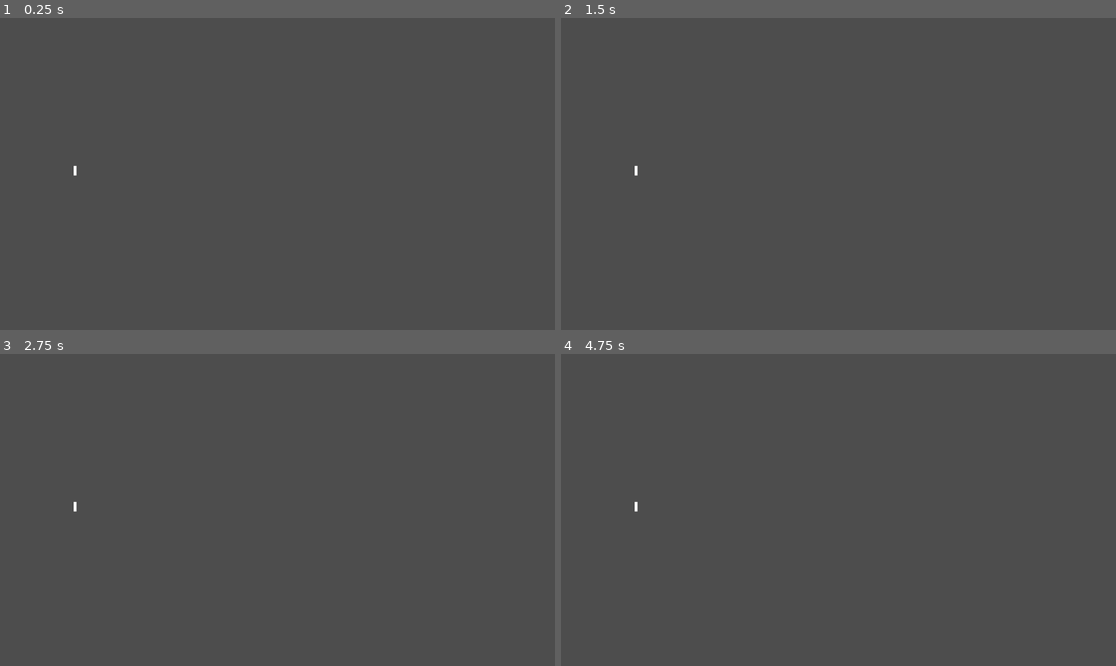
Above: before the commit, frames 1-4 (two rows, left to right).
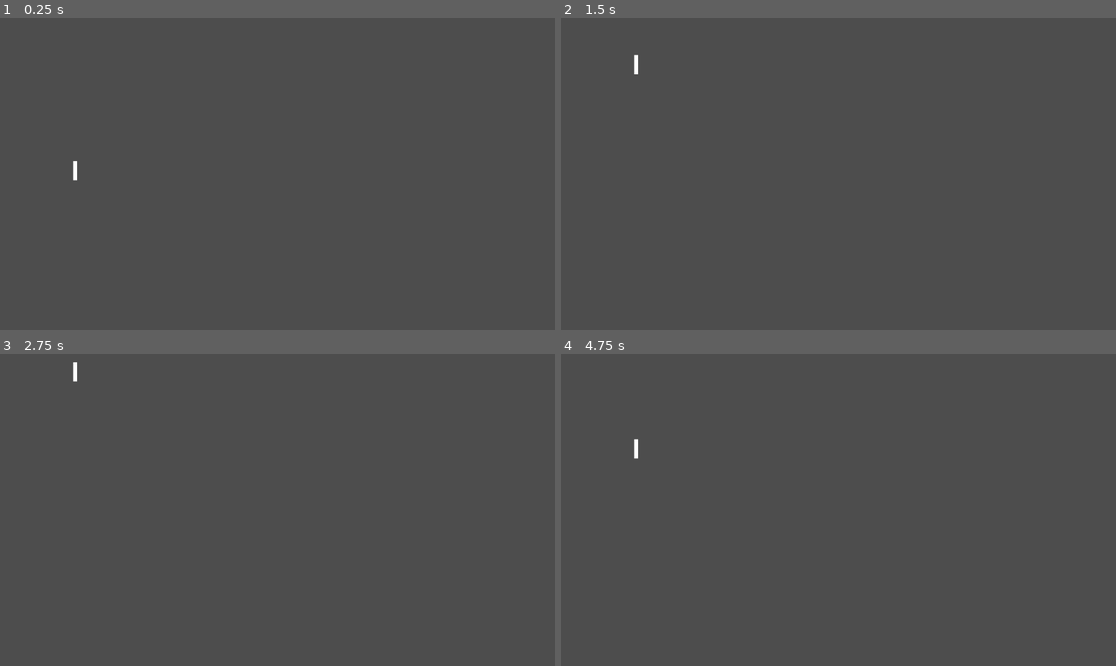
Above: after the commit, the same moments.

Repository: Alexander-Jordan/pong-godot
Game: Godot game, scene res://Scenes/Levels/main.tscn
Same seed, same stepped clock (60 frames per second), same inputs: the game is played once before the commit and once after it.
Inputs:
- Up to frame 1 (0.25 s): no input
- Up to frame 2 (1.5 s): tap Enter at 0.5 s; hold Up (up-p1, bound only after the commit) 0.53-1.28 s; hold Down (down-p1, bound only after the commit) from 1.28 s (still down)
- Up to frame 3 (2.75 s): release Down (down-p1, bound only after the commit) at 2.03 s; hold Up (up-p1, bound only after the commit) from 2.03 s (still down)
- Up to frame 4 (4.75 s): tap Space at 3.5 s; release Up (up-p1, bound only after the commit) at 3.53 s; hold Down (down-p1, bound only after the commit) from 3.53 s (still down)

The runs differ from the first frame. In frame 1, less than 0.1% of the frame differs, in the area x 13-14%, y 45-53%; in frame 2, less than 0.1%; in frame 3, less than 0.1%; in frame 4, less than 0.1%, in the area x 13-14%, y 27-51%.

Commit message:
Move the racket

Diff:
--- a/Scenes/racket.tscn
+++ b/Scenes/racket.tscn
@@ -5,14 +5,14 @@
 [sub_resource type="CanvasTexture" id="CanvasTexture_rjlg3"]
 
 [sub_resource type="RectangleShape2D" id="RectangleShape2D_r1qgj"]
-size = Vector2(6, 20)
+size = Vector2(8, 40)
 
 [node name="Racket" type="CharacterBody2D"]
 script = ExtResource("1_j8pk7")
 
 [node name="Sprite2D" type="Sprite2D" parent="."]
 position = Vector2(-1.19209e-07, 1.43051e-06)
-scale = Vector2(6, 20)
+scale = Vector2(8, 40)
 texture = SubResource("CanvasTexture_rjlg3")
 
 [node name="CollisionShape2D" type="CollisionShape2D" parent="."]
--- a/Scripts/racket.gd
+++ b/Scripts/racket.gd
@@ -1,11 +1,16 @@
-extends Node
+extends CharacterBody2D
 
+@export var speed = 400
 
 # Called when the node enters the scene tree for the first time.
 func _ready():
 	pass # Replace with function body.
 
+func get_input():
+	var direction = Input.get_axis("up-p1", "down-p1")
+	velocity = Vector2(0, direction * speed)
 
 # Called every frame. 'delta' is the elapsed time since the previous frame.
-func _process(delta):
-	pass
+func _physics_process(delta):
+	get_input()
+	move_and_slide()
--- a/project.godot
+++ b/project.godot
@@ -13,3 +13,26 @@
 config/name="Pong"
 run/main_scene="res://Scenes/Levels/main.tscn"
 config/features=PackedStringArray("4.1", "Forward Plus")
+
+[input]
+
+up-p1={
+"deadzone": 0.5,
+"events": [Object(InputEventKey,"resource_local_to_scene":false,"resource_name":"","device":0,"window_id":0,"alt_pressed":false,"shift_pressed":false,"ctrl_pressed":false,"meta_pressed":false,"pressed":false,"keycode":0,"physical_keycode":4194320,"key_label":0,"unicode":0,"echo":false,"script":null)
+]
+}
+down-p1={
+"deadzone": 0.5,
+"events": [Object(InputEventKey,"resource_local_to_scene":false,"resource_name":"","device":0,"window_id":0,"alt_pressed":false,"shift_pressed":false,"ctrl_pressed":false,"meta_pressed":false,"pressed":false,"keycode":0,"physical_keycode":4194322,"key_label":0,"unicode":0,"echo":false,"script":null)
+]
+}
+up-p2={
+"deadzone": 0.5,
+"events": [Object(InputEventKey,"resource_local_to_scene":false,"resource_name":"","device":-1,"window_id":0,"alt_pressed":false,"shift_pressed":false,"ctrl_pressed":false,"meta_pressed":false,"pressed":false,"keycode":0,"physical_keycode":87,"key_label":0,"unicode":119,"echo":false,"script":null)
+]
+}
+down-p2={
+"deadzone": 0.5,
+"events": [Object(InputEventKey,"resource_local_to_scene":false,"resource_name":"","device":-1,"window_id":0,"alt_pressed":false,"shift_pressed":false,"ctrl_pressed":false,"meta_pressed":false,"pressed":false,"keycode":0,"physical_keycode":83,"key_label":0,"unicode":115,"echo":false,"script":null)
+]
+}
